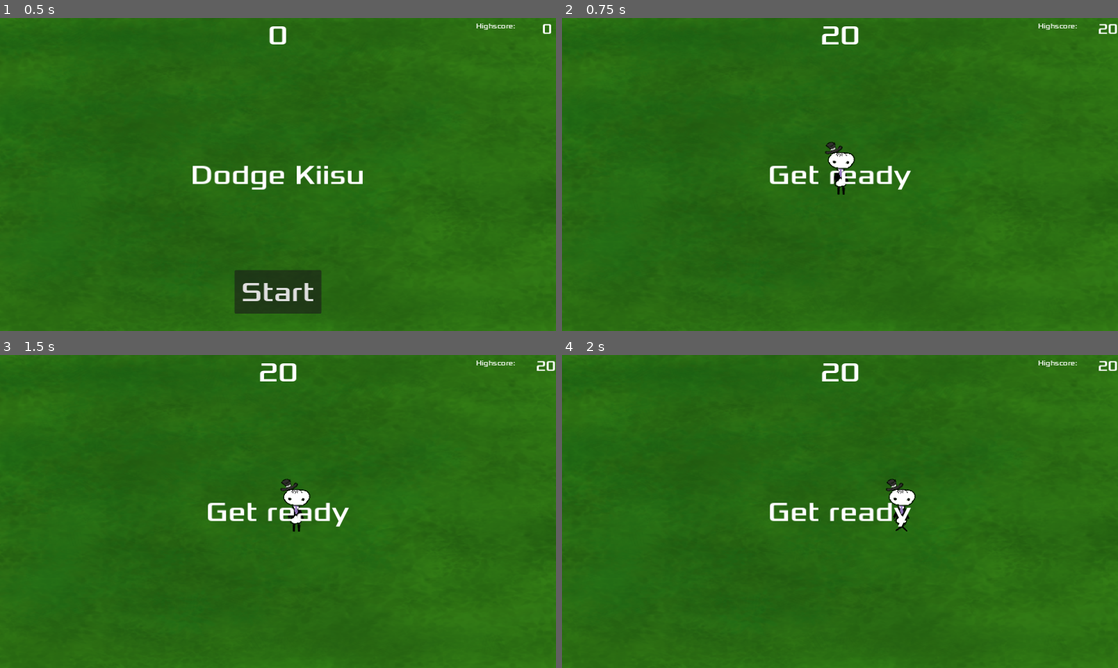
Above: before the commit, frames 1-4 (two rows, left to right).
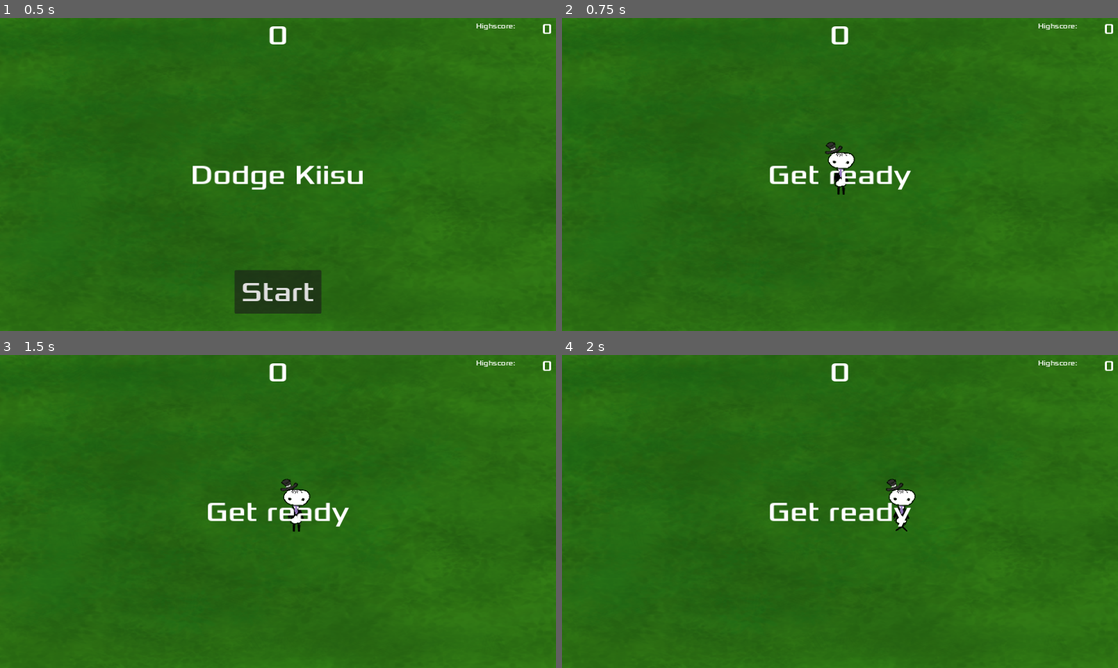
Above: after the commit, the same moments.

Repository: ebistu/dis-guys-a-cat-allergic
Game: Godot game, scene res://scenes/main.tscn
Two runs of this game, one before a commit and one after it. Both use one fixed random seed, a clock stepped at 60 frames per second and the inputs below.
Inputs:
- Up to frame 1 (0.5 s): no input
- Up to frame 2 (0.75 s): click "Start" at 0.5 s
- Up to frame 3 (1.5 s): tap Enter at 1.25 s; hold D (move_right) from 1.28 s (still down)
- Up to frame 4 (2 s): keep holding D (move_right)

Frame 1 is identical in both runs. In frame 2, 0.3% of the frame differs, in the area x 46-100%, y 1-9%; in frame 3, 0.3%; in frame 4, 0.3%.

Commit message:
fixed mobs

Diff:
--- a/scenes/HUD.gd
+++ b/scenes/HUD.gd
@@ -22,7 +22,7 @@
 	$Message.text = "Dodge kiisu"
 	$Message.show()
 
-	await get_tree().create_timer(3.0).timeout
+	await get_tree().create_timer(1.0).timeout
 	$StartButton.show()
 
 func update_score(score):
--- a/scenes/characters/kiisu.tscn
+++ b/scenes/characters/kiisu.tscn
@@ -89,7 +89,7 @@
 radius = 10.6667
 height = 58.0
 
-[node name="kiisu" type="RigidBody2D"]
+[node name="kiisu" type="RigidBody2D" groups=["mobs"]]
 collision_mask = 0
 gravity_scale = 0.0
 script = ExtResource("1_xm0xp")
--- a/scenes/collectibles/powerup_shrink.gd
+++ b/scenes/collectibles/powerup_shrink.gd
@@ -5,9 +5,9 @@
 var typeArr = ["shrink", "speed", "indestructible"]
 # Called when the node enters the scene tree for the first time.
 func _ready():
-	pass # Replace with function body.
+	poweruptype = typeArr[randi_range(0,2)]
 
 
 # Called every frame. 'delta' is the elapsed time since the previous frame.
 func _process(delta):
-	poweruptype = typeArr[randf_range(0,2)]
+	pass
--- a/scenes/main.gd
+++ b/scenes/main.gd
@@ -34,21 +34,23 @@
 	$ScoreTimer.stop()
 	$MobTimer.stop()
 	$HUD.show_game_over()
-	powerup_drop_round_arr = [0, 0, 0, 0, 0]
-	powerup_has_dropped_arr = [false, false, false, false, false]
+	powerup_drop_round_arr = [1, 2, 3, 4, 5, 6, 7, 8, 9, 10]
+	powerup_has_dropped_arr = [false, false, false, false, false, false, false, false, false, false]
 	powerupIndex = 0
 	#powerup_drop1 = false
 	#powerup_drop1_round = 0
 
 func new_game():
-	score = 20
+	score = 0
 	$Player.start($StartPosition.position)
 	$StartTimer.start()
 	$HUD.update_score(score)
 	$HUD.show_message("Get ready")
 	get_tree().call_group("mobs", "queue_free")
-	powerup_drop_round_arr = [randf_range(45,55), randf_range(70,80), randf_range(95,105), randf_range(120,130), randf_range(145,155)]
+	powerup_drop_round_arr = [randi_range(45,55), randi_range(70,80), randi_range(95,105), randi_range(120,130), randi_range(145,155), \
+	randi_range(170,180), randi_range(195,205), randi_range(215,220), randi_range(230,235), randi_range(240,245)]
 	print(powerup_drop_round_arr)
+	$MobTimer.wait_time = 0.5
 
 func _on_score_timer_timeout():
 	score += 1
--- a/scenes/main.tscn
+++ b/scenes/main.tscn
@@ -24,7 +24,7 @@
 texture = ExtResource("3_0l3k6")
 
 [node name="MobTimer" type="Timer" parent="."]
-wait_time = 0.5
+wait_time = 0.242
 
 [node name="ScoreTimer" type="Timer" parent="."]
 
